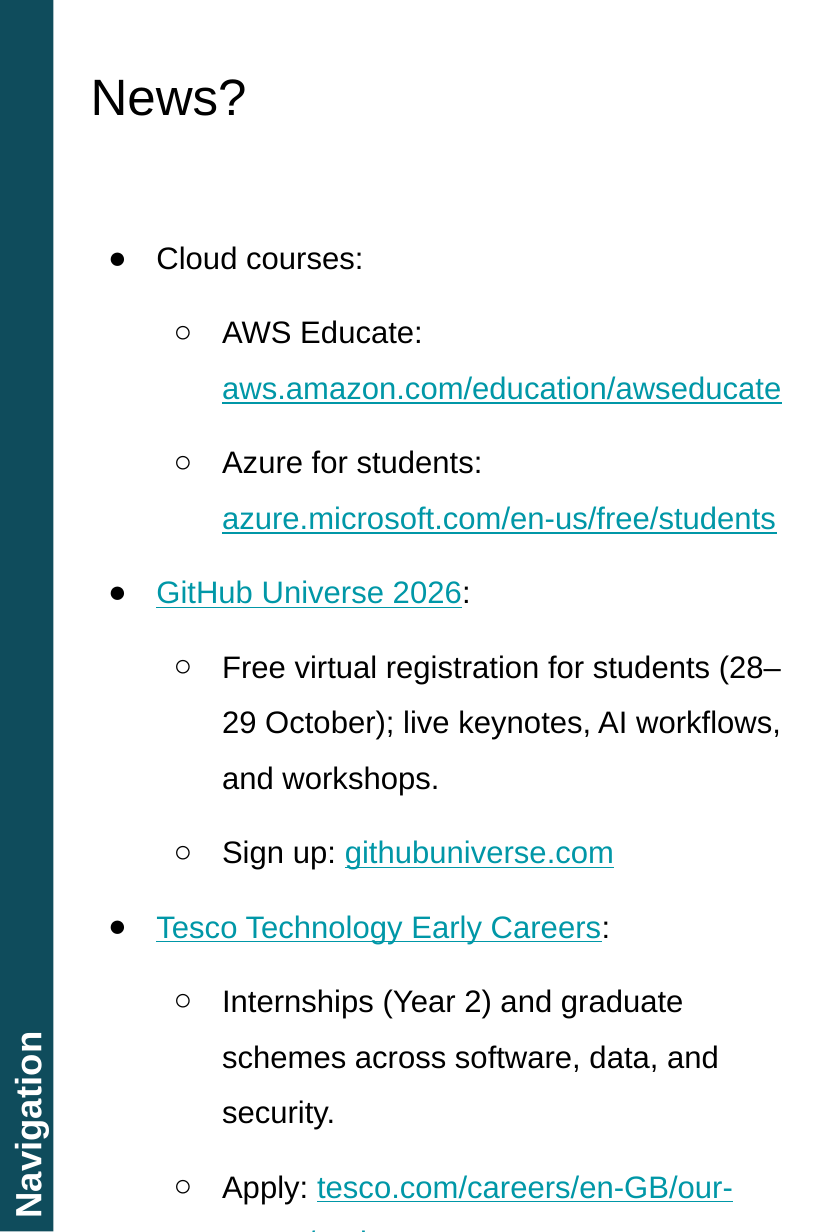
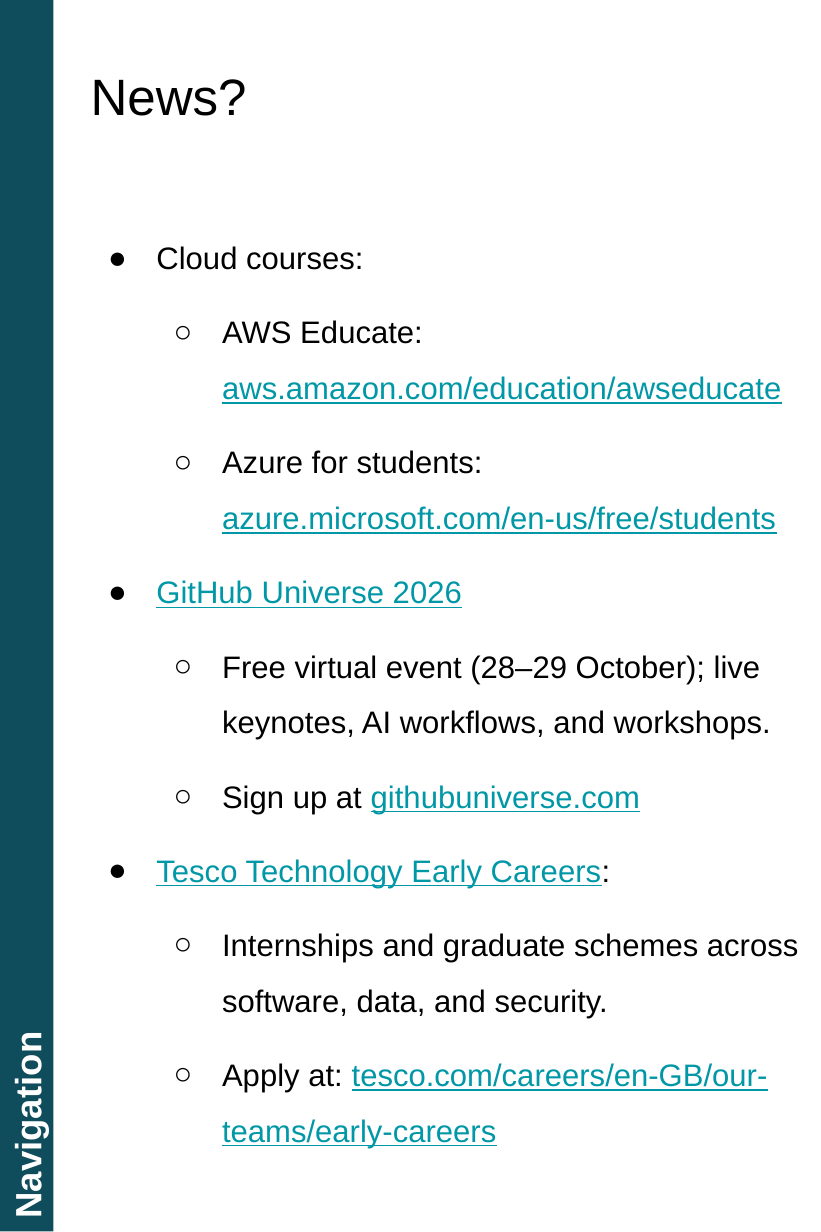
Before and after one commit to manighahrmani/sandwich_shop, a slide deck: slide 3 of finalised_lectures/lecture-5.pptx. Drawn at 821x1232 pixels with LibreOffice and Linux fonts; fonts in the diff are those of the drawing. Boxes give left, top, right and bottom in pixels: in the first picture for what was removed or moved away, otherwise in the second. Text is boxed around its words. In the diff, an @@ line names an element or a change of style, - is before the commit and + after.

Commit message:
docs: align Lecture 5 news slide with downloaded version

```diff
--- a/finalised_lectures/lecture-5.pptx
+++ b/finalised_lectures/lecture-5.pptx
@@ text at (156, 580, 771, 814): text changed @@
-● GitHub Universe 2026:
-  ○ Free virtual registration for students (28–29 October); live keynotes, AI workflows, and workshops.
-  ○ Sign up: githubuniverse.com
+● GitHub Universe 2026
+  ○ Free virtual event (28–29 October); live keynotes, AI workflows, and workshops.
+  ○ Sign up at githubuniverse.com
@@ text at (222, 933, 798, 1148): text changed @@
-  ○ Internships (Year 2) and graduate schemes across software, data, and security.
-  ○ Apply: tesco.com/careers/en-GB/our-teams/early-careers
+  ○ Internships and graduate schemes across software, data, and security.
+  ○ Apply at: tesco.com/careers/en-GB/our-teams/early-careers
```
